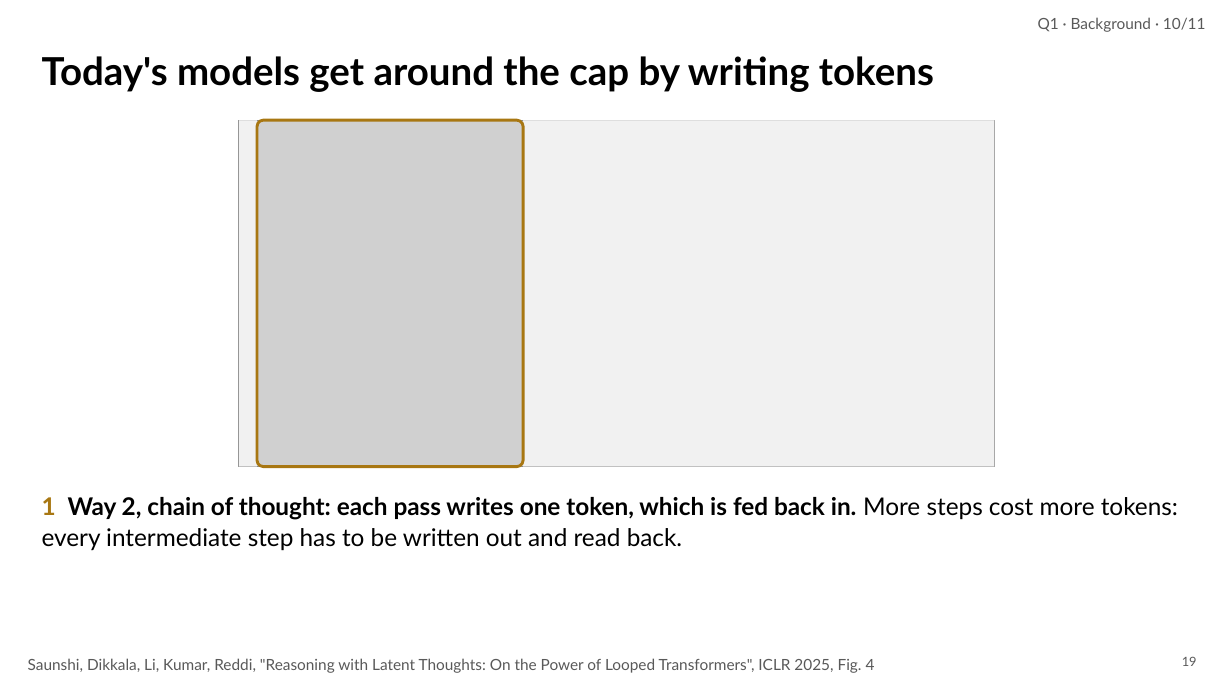
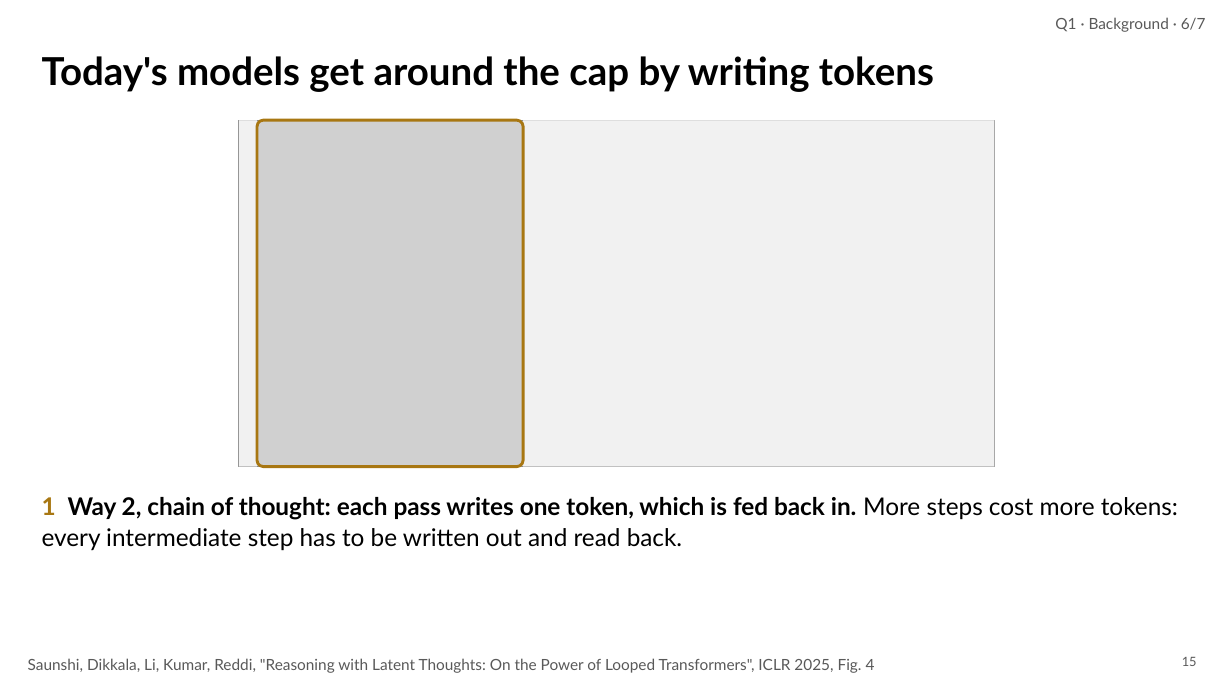
Before and after one commit to irregular6612/agi-hw2, a slide deck: slide 15 of build/out/looped-transformers.pptx (slide 19 before the commit). Drawn at 1232x693 pixels with LibreOffice and Linux fonts; fonts in the diff are those of the drawing; grey boxes stand for pictures. Boxes give left, top, right and bottom in pixels: in the first picture for what was removed or moved away, otherwise in the second. Text is boxed around its words. In the diff, an @@ line names an element or a change of style, - is before the commit and + after.

```diff
--- a/build/out/looped-transformers.pptx
+++ b/build/out/looped-transformers.pptx
@@ text at (x1=1055, y1=17, x2=1206, y2=32): text changed @@
-Q1 · Background · 10/11
+Q1 · Background · 6/7
@@ page number at (x1=1182, y1=657, x2=1197, y2=666): text changed @@
-19
+15
```
Also in this commit, not shown: 21 other slides changed, 2 slides added, 5 slides removed, 13 other files.
